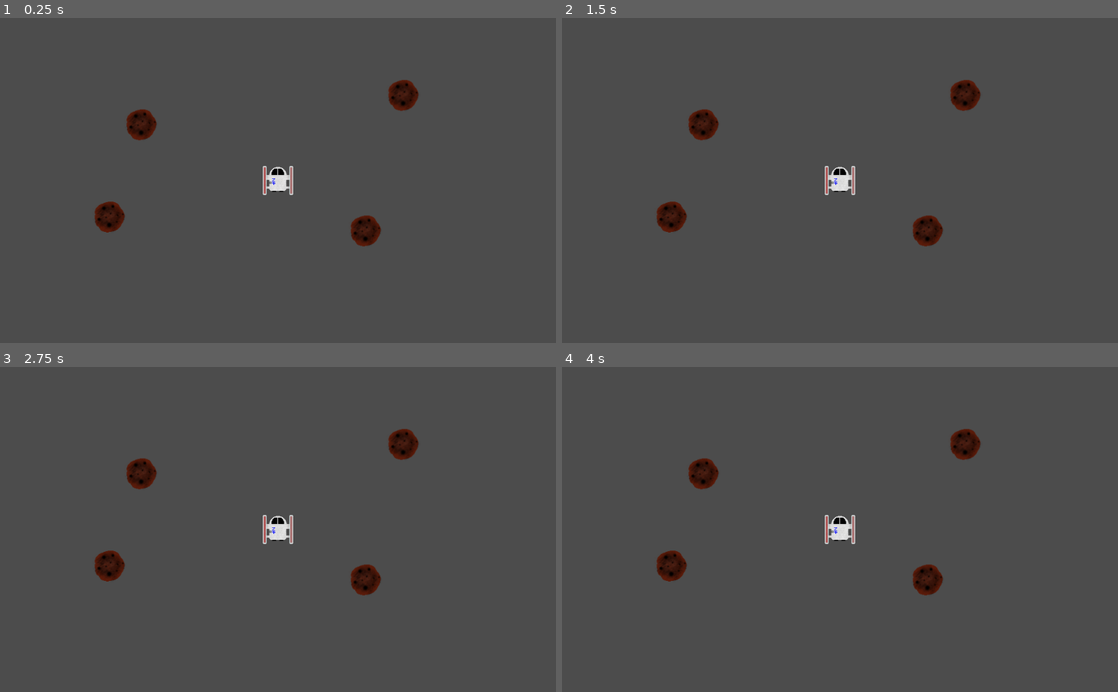
Above: before the commit, frames 1-4 (two rows, left to right).
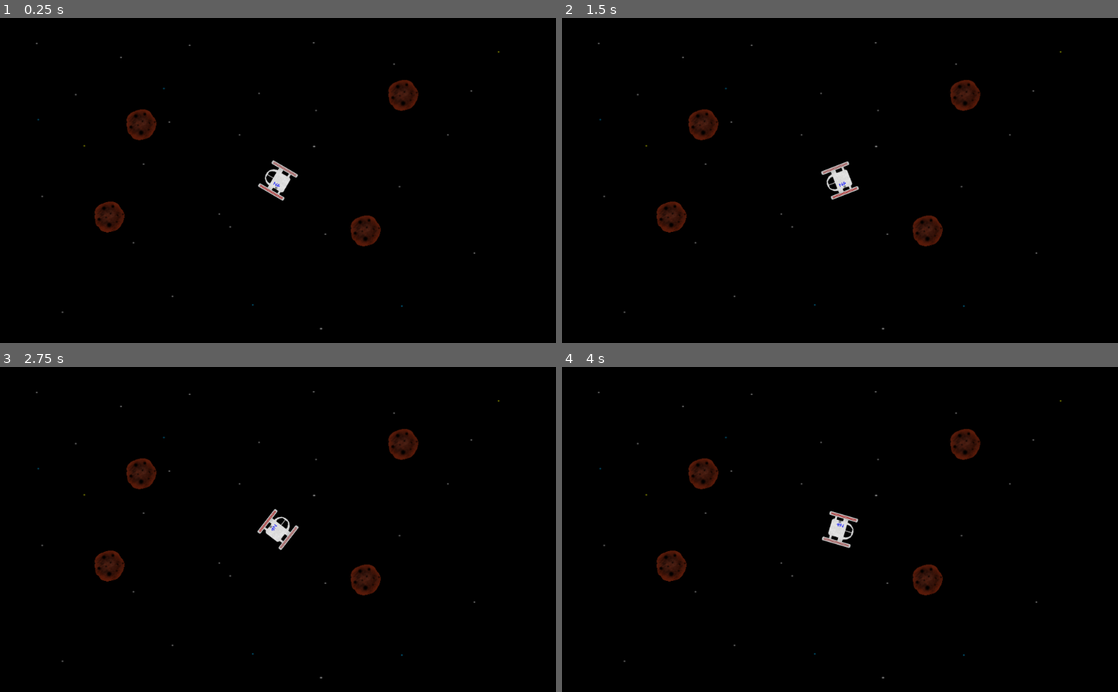
Above: after the commit, the same moments.

Repository: FullCloakStudios/Tantam-Locus
Game: Godot game, scene res://World.tscn
Two runs of this game, one before a commit and one after it. Both use one fixed random seed, a clock stepped at 60 frames per second and the inputs below.
Inputs (mouse positions are in pixels of both pictures, inside the frame that each line leads up to):
- Up to frame 1 (0.25 s): no input
- Up to frame 2 (1.5 s): tap Enter at 0.5 s; move the mouse to (962, 164) at 0.52 s; click (962, 164) at 0.67 s; tap Space at 1.25 s; drag from (728, 196) to (812, 245) at 1.27 s
- Up to frame 3 (2.75 s): tap Enter at 2 s; move the mouse to (333, 458) at 2.02 s; click (333, 458) at 2.17 s
- Up to frame 4 (4 s): tap Space at 2.75 s; drag from (812, 594) to (673, 480) at 2.77 s; tap Enter at 3.5 s; move the mouse to (1006, 578) at 3.52 s; click (1006, 578) at 3.67 s

The runs differ from the first frame. In frame 1, 98% of the frame differs, in the area x 0-100%, y 0-100%; in frame 2, 98%; in frame 3, 98%; in frame 4, 98%.
Error before the commit: Parse Error: The method "set_fixed_process" isn't declared in the current class. (res://Scripts/MarkerMove.gd:16)

Commit message:
Added background

Diff:
--- a/Project Files/Prefabs/Astroid.tscn
+++ b/Project Files/Prefabs/Astroid.tscn
@@ -5,7 +5,7 @@
 [sub_resource type="CircleShape2D" id=1]
 
 custom_solver_bias = 0.0
-radius = 28.7843
+radius = 28.2434
 
 [node name="StaticBody2D" type="StaticBody2D"]
 
@@ -25,4 +25,6 @@
 
 [node name="CollisionShape2D" type="CollisionShape2D" parent="."]
 
+position = Vector2( 0.524475, 0.229644 )
+scale = Vector2( 1, 1.01854 )
 shape = SubResource( 1 )
--- a/Project Files/Prefabs/Player.tscn
+++ b/Project Files/Prefabs/Player.tscn
@@ -1,8 +1,7 @@
 [gd_scene load_steps=4 format=2]
 
-[ext_resource path="res://Scripts/MarkerMove.gd" type="Script" id=1]
+[ext_resource path="res://Scripts/PlayerShip.gd" type="Script" id=1]
 [ext_resource path="res://Sprites/BasicShip.png" type="Texture" id=2]
-
 
 [sub_resource type="RectangleShape2D" id=1]
 
@@ -17,24 +16,18 @@
 collision/safe_margin = 0.08
 script = ExtResource( 1 )
 _sections_unfolded = [ "Transform" ]
-Motion_Speed = 100
+ship = NodePath(".")
 
 [node name="Collision" type="CollisionShape2D" parent="."]
 
+rotation = 1.5708
 scale = Vector2( 5, 5 )
 shape = SubResource( 1 )
 _sections_unfolded = [ "Transform" ]
 
-[node name="RayCast2D" type="RayCast2D" parent="."]
-
-enabled = false
-exclude_parent = true
-cast_to = Vector2( 0, 50 )
-collision_layer = 1
-type_mask = 15
-
 [node name="Camera2D" type="Camera2D" parent="."]
 
+rotation = 1.5708
 anchor_mode = 1
 rotating = false
 current = true
@@ -58,4 +51,5 @@
 
 [node name="Sprite" type="Sprite" parent="."]
 
+rotation = 1.5708
 texture = ExtResource( 2 )
--- /dev/null
+++ b/Project Files/Prefabs/background.tscn
@@ -0,0 +1,17 @@
+[gd_scene load_steps=2 format=2]
+
+[ext_resource path="res://Sprites/Backdrop001.png" type="Texture" id=1]
+
+[node name="CanvasLayer" type="CanvasLayer"]
+
+layer = 1
+offset = Vector2( 0, 0 )
+rotation = 0.0
+scale = Vector2( 1, 1 )
+
+[node name="Backdrop001" type="Sprite" parent="."]
+
+position = Vector2( 512.393, 300.18 )
+scale = Vector2( 1.28292, 1.00469 )
+texture = ExtResource( 1 )
+_sections_unfolded = [ "Transform" ]
--- a/Project Files/Scripts/MarkerMove.gd
+++ /dev/null
@@ -1,32 +0,0 @@
-extends KinematicBody2D
-
-export(NodePath) var marker
-export(NodePath) var ship
-
-var speed = Vector2(150,150)
-var shipPos = Vector2()
-
-var velocity = Vector2()
-
-var currentPos = Vector2()
-var lastPos = Vector2()
-var offset = Vector2()
-
-func _ready():
-	set_fixed_process(true)
-	marker = get_node(marker)
-	ship = get_node(ship)
-
-func _fixed_process(delta):
-	if(Input.is_mouse_button_pressed(BUTTON_LEFT)):
-		currentPos = get_local_mouse_pos()
-		offset = lastPos - currentPos
-		lastPos = get_local_mouse_pos()
-	else:
-		shipPos = ship.position
-		offset = marker.position - shipPos
-		var motion1 = offset * delta * speed
-		move_and_slide(motion1)
-	velocity = offset
-	var motion = velocity * delta * speed
-	move_and_slide(-motion)
--- a/Project Files/Scripts/PlayerShip.gd
+++ b/Project Files/Scripts/PlayerShip.gd
@@ -1,17 +1,24 @@
-extends Node
+extends KinematicBody2D
 
-var speed = Vector2(10,10)
-export(NodePath) var marker
 export(NodePath) var ship
 
+var speed = Vector2(150,150)
+var shipPos = Vector2()
+
+var offset = Vector2()
+
 func _ready():
-	set_fixed_process(true)
-	marker = get_node(marker)
 	ship = get_node(ship)
 
 func _fixed_process(delta):
-	var markerPos = marker.position
-	var shipPos = ship.position
-	var offset = markerPos - shipPos
+	if(Input.is_mouse_button_pressed(BUTTON_LEFT)):
+		offset = ship.position - get_global_mouse_position()
+	else:
+		offset = offset / 1.2
 	var motion = offset * delta * speed
-	move_and_collide(motion)
+	move_and_slide(-motion)
+
+func _process(delta):
+	var mpos = get_global_mouse_position()
+	mpos = mpos
+	look_at(mpos)
--- a/Project Files/Scripts/PlayerShipMove.gd
+++ /dev/null
@@ -1,19 +0,0 @@
-extends KinematicBody2D
-
-export var Motion_Speed = 100
-
-var move
-
-func _ready():
-	set_fixed_process(true)
-	move = Vector2(0,0)
-
-func _fixed_process(delta):
-	var motion = Vector2()
-	motion = (move / Motion_Speed) * delta
-	move(motion)
-
-
-func _input(event):
-	if(event == InputEventScreenDrag):
-		move =+ event.relative_pos
--- a/Project Files/World.tscn
+++ b/Project Files/World.tscn
@@ -1,41 +1,31 @@
-[gd_scene load_steps=5 format=2]
+[gd_scene load_steps=4 format=2]
 
 [ext_resource path="res://Prefabs/Player.tscn" type="PackedScene" id=1]
-[ext_resource path="res://Scripts/PlayerShip.gd" type="Script" id=2]
-[ext_resource path="res://Prefabs/Astroid.tscn" type="PackedScene" id=3]
-[ext_resource path="res://Scripts/MarkerMove.gd" type="Script" id=4]
+[ext_resource path="res://Prefabs/Astroid.tscn" type="PackedScene" id=2]
+[ext_resource path="res://Prefabs/background.tscn" type="PackedScene" id=3]
 
 [node name="World" type="Node2D"]
 
+position = Vector2( 2.51758, 0 )
+
 [node name="playerShip" parent="." instance=ExtResource( 1 )]
 
-script = ExtResource( 2 )
-marker = NodePath("../marker")
-ship = NodePath(".")
-
-[node name="StaticBody2D" parent="." instance=ExtResource( 3 )]
+[node name="StaticBody2D" parent="." instance=ExtResource( 2 )]
 
 position = Vector2( -311.625, 67.2598 )
 
-[node name="StaticBody2D2" parent="." instance=ExtResource( 3 )]
+[node name="StaticBody2D2" parent="." instance=ExtResource( 2 )]
 
 position = Vector2( -252.839, -103.07 )
 
-[node name="StaticBody2D3" parent="." instance=ExtResource( 3 )]
+[node name="StaticBody2D3" parent="." instance=ExtResource( 2 )]
 
 position = Vector2( 160.173, 92.8846 )
 
-[node name="StaticBody2D4" parent="." instance=ExtResource( 3 )]
+[node name="StaticBody2D4" parent="." instance=ExtResource( 2 )]
 
 position = Vector2( 229.511, -157.334 )
 
-[node name="marker" type="KinematicBody2D" parent="."]
+[node name="ParallaxBackground" parent="." instance=ExtResource( 3 )]
 
-input_pickable = false
-collision_layer = 1
-collision_mask = 1
-collision/safe_margin = 0.08
-script = ExtResource( 4 )
-_sections_unfolded = [ "Pickable" ]
-marker = NodePath(".")
-ship = NodePath("../playerShip")
+layer = -10
Binary file added: Project Files/Sprites/Backdrop001.png
Not shown, added: Project Files/Sprites/Backdrop001.png.import
Binary file added: Project Files/Sprites/Marker.png
Not shown, added: Project Files/Sprites/Marker.png.import
Binary file added: Project Files/Sprites/ParallaxLayer001.png
Not shown, added: Project Files/Sprites/ParallaxLayer001.png.import
Binary file added: Project Files/Sprites/ParallaxLayer002.png
Not shown, added: Project Files/Sprites/ParallaxLayer002.png.import
